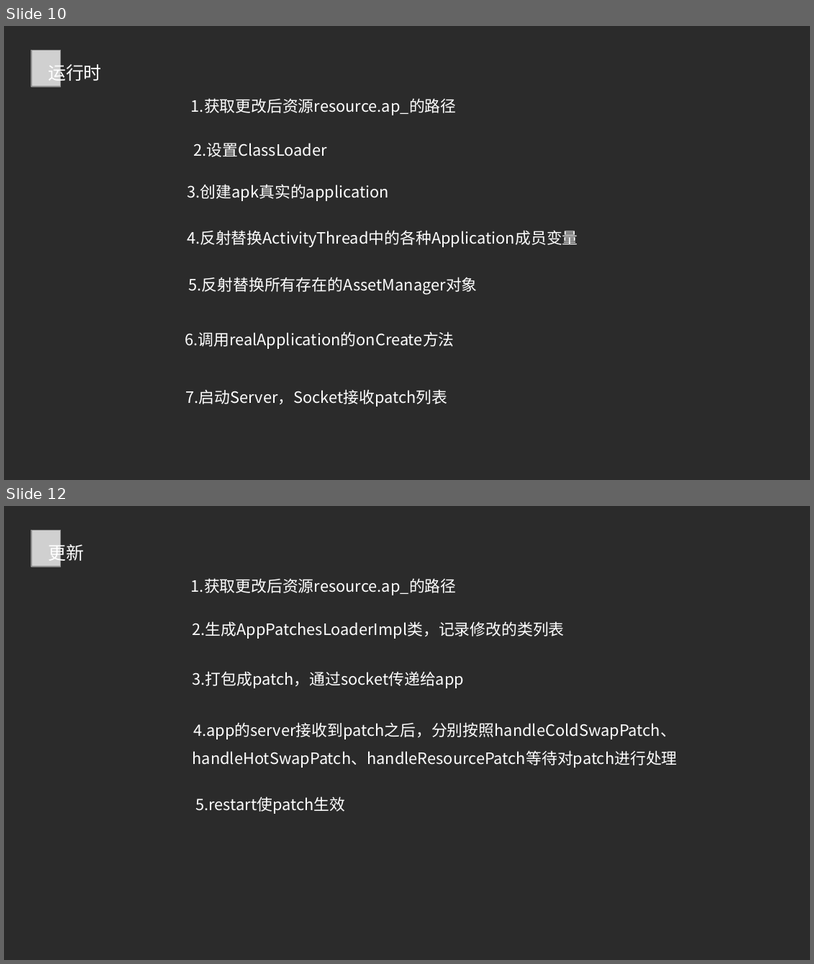
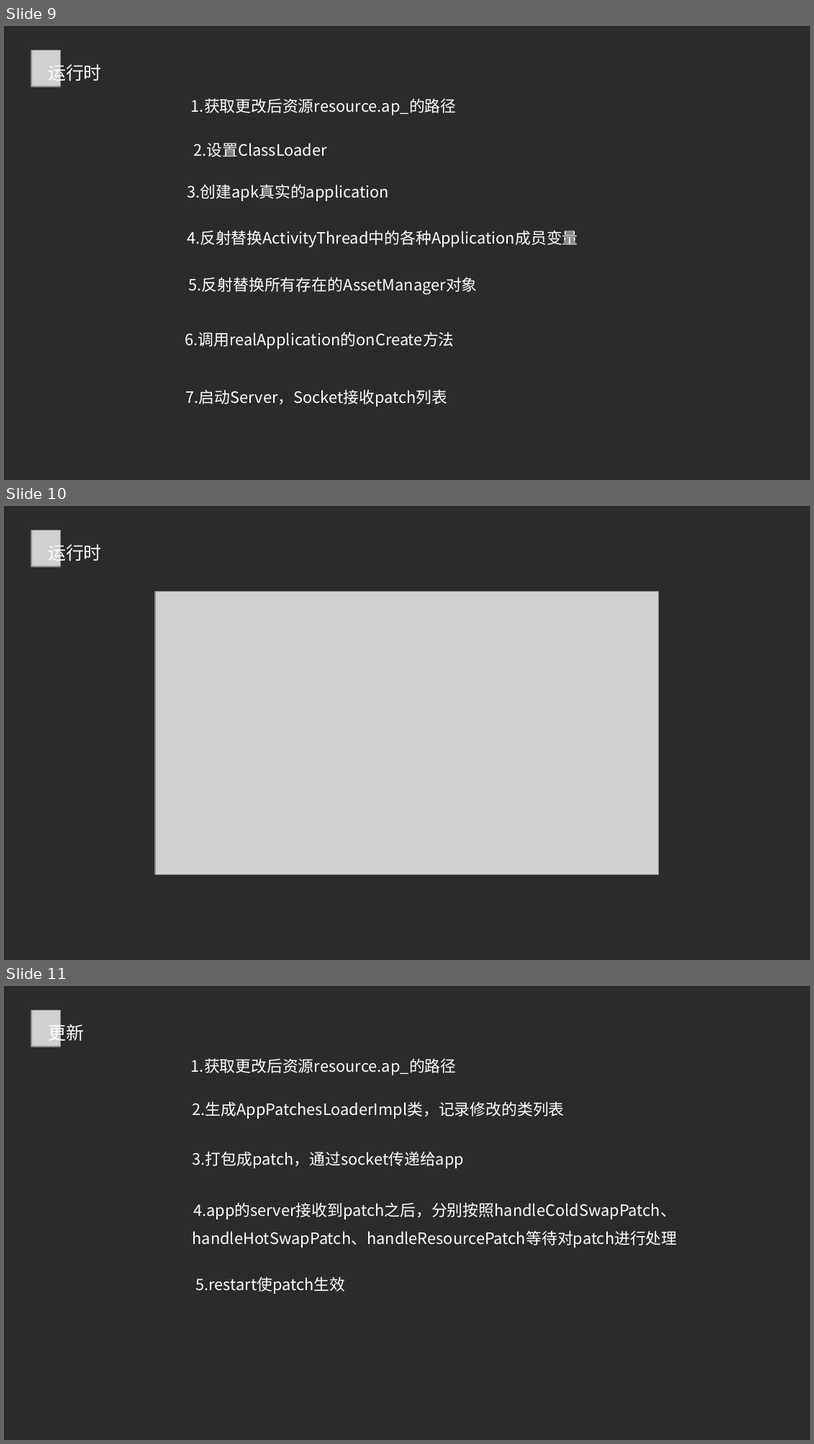
Before and after one commit to longtianlove/HotPatch, a slide deck: show/分享.pptx. Shown one above the other, each under a label of ours: slides 10 and 12 before the commit, slides 9, 10 and 11 after it; the slides between them are not shown. The pictures are 814x964 and 814x1444 pixels, drawn with LibreOffice and Linux fonts; fonts in the diff are those of the drawing; grey boxes stand for pictures; background and template pictures are left out; a plain dark background stands for a picture behind light text. Boxes give left, top, right and bottom in pixels: in the first picture for what was removed or moved away, otherwise in the second. Text is boxed around its words. In the diff, an @@ line names an element or a change of style, - is before the commit and + after.

```diff
--- a/show/分享.pptx
+++ b/show/分享.pptx
@@ slide 10 added at [4, 506, 810, 960], background picture (left out) @@
@@ picture added at [31, 530, 60, 566] @@
@@ text added at [48, 541, 101, 564], 16 pt, text #FFFFFF @@
+运行时
@@ picture added at [156, 592, 660, 875] @@
@@ what was slide 10 is now slide 9 @@
@@ what was slide 12 is now slide 11 @@
```
Also in this commit, not shown: 1 slide changed, 1 other slide added, 1 slide removed, 2 other files.
